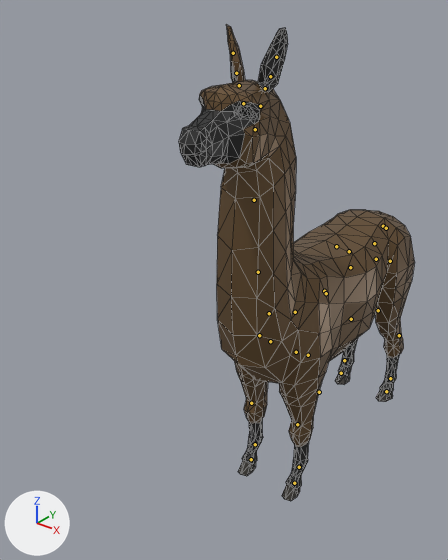
Two versions of the glTF model demo/animals/Alpaca.glb, one commit apart.
Rendered twice from a 50 mm lens placed at (3.31, -6.2, 5.76), pointed at (-0.46, -1.48, 2.83). The lights are fixed; the arrows at lower left show +X, +Y and +Z. The first picture is the older version. The bones that change, and the others that lie on the model, are drawn over the model as lines. Mesh edges are drawn as thin lines.

In view in the first picture: 'Alpaca'.
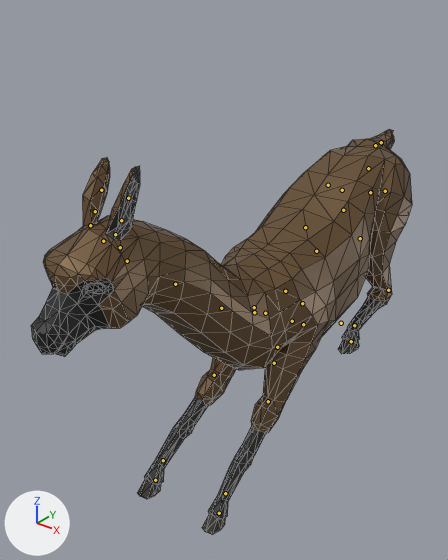
The newer file adds an action. The first version stands in its rest pose; the second is drawn at frame 29 of the action 'AnimalArmature|Gallop_Jump'.

Pixel boxes (x1, y1, x2, y2) of what changed, in the pictures (448 x 560 px):
'Alpaca', posed (61% wider, 15% shorter): before (179, 24, 415, 501); after (31, 129, 412, 534)
bone 'Body', root to tip: before (319, 392) to (319, 390); after (341, 323) to (340, 322)
bone 'Back', root to tip: before (374, 243) to (374, 244); after (368, 168) to (368, 169)
bone 'Neck1', root to tip: before (269, 313) to (269, 313); after (254, 312) to (254, 312)
bone 'Neck2', root to tip: before (258, 272) to (258, 271); after (221, 308) to (221, 307)
bone 'Neck3', root to tip: before (254, 200) to (254, 199); after (175, 284) to (175, 284)
bone 'Head', root to tip: before (255, 129) to (254, 129); after (127, 261) to (126, 261)
bone 'Ear2.L', root to tip: before (265, 88) to (265, 88); after (115, 234) to (116, 234)
bone 'Ear2.R', root to tip: before (239, 85) to (239, 84); after (90, 225) to (91, 224)
bone 'FrontShoulder.L', root to tip: before (296, 352) to (296, 352); after (292, 321) to (292, 321)
bone 'FrontUpperLeg.L', root to tip: before (308, 355) to (307, 355); after (303, 324) to (303, 325)
bone 'FrontLowerLeg.L', root to tip: before (297, 424) to (297, 425); after (268, 401) to (267, 402)
bone 'FrontShoulder.R', root to tip: before (270, 341) to (270, 341); after (265, 313) to (265, 312)
bone 'FrontUpperLeg.R', root to tip: before (259, 335) to (259, 336); after (254, 307) to (253, 308)
bone 'FrontLowerLeg.R', root to tip: before (251, 403) to (251, 403); after (214, 375) to (213, 375)
bone 'BackShoulder.L', root to tip: before (376, 259) to (376, 259); after (370, 192) to (371, 192)
bone 'BackLeg.L', root to tip: before (390, 261) to (390, 261); after (385, 191) to (385, 191)
bone 'BackUpperLeg.L', root to tip: before (378, 310) to (378, 310); after (360, 238) to (360, 239)
bone 'BackLowerLeg.L', root to tip: before (399, 335) to (398, 336); after (388, 290) to (388, 290)
bone 'BackShoulder.R', root to tip: before (349, 251) to (348, 251); after (342, 190) to (341, 189)
bone 'BackLowerLeg.R', root to tip: before (351, 319) to (351, 320); after (302, 303) to (302, 304)
bone 'Tail2', root to tip: before (383, 226) to (383, 226); after (375, 145) to (375, 145)
bone 'Tail3', root to tip: before (386, 228) to (386, 228); after (381, 142) to (381, 142)
bone 'IKBackLeg.L', root to tip: before (390, 378) to (390, 379); after (354, 325) to (354, 326)
bone 'IKFrontLeg.L', root to tip: before (299, 467) to (298, 468); after (225, 493) to (225, 494)
bone 'IKBackLeg.R', root to tip: before (344, 360) to (344, 361); after (277, 347) to (277, 348)
bone 'IKFrontLeg.R', root to tip: before (255, 444) to (255, 445); after (163, 460) to (162, 461)

What the commit changed:
Bone 'Body' (bone_body) moves from (0.0, 0.0, 0.0) to (0.0, 0.0087, -0.0046).
Bone 'Body' (bone_body) turns from (0, 0, 0) to (25, -1, -1) degrees about its own x, y and z.
Bone 'Back' (bone_back) moves from (0.0, 0.0, 0.0) to (0.0, 0.0009, 0.0001).
Bone 'Neck1' (bone_neck1) turns from (0, 0, 0) to (-16, 0, 0) degrees about its own x, y and z.
Bone 'Neck2' (bone_neck2) turns from (0, 0, 0) to (-3, 0, 0) degrees about its own x, y and z.
Bone 'Neck3' (bone_neck3) turns from (0, 0, 0) to (-8, 0, 0) degrees about its own x, y and z.
Bone 'Head' (bone_head) turns from (0, 0, 0) to (27, 0, 0) degrees about its own x, y and z.
Bone 'Ear2.L' (bone_ear2_l) turns from (0, 0, 0) to (-4, 37, 50) degrees about its own x, y and z.
Bone 'Ear2.R' (bone_ear2_r) turns from (0, 0, 0) to (-3, -37, -50) degrees about its own x, y and z.
Bone 'FrontShoulder.L' (bone_frontshoulder_l) moves from (0.0, 0.0, 0.0) to (-0.0016, 0.0002, -0.0001).
Bone 'FrontUpperLeg.L' (bone_frontupperleg_l) turns from (0, 0, 0) to (-62, -1, -3) degrees about its own x, y and z.
Bone 'FrontLowerLeg.L' (bone_frontlowerleg_l) turns from (0, 0, 0) to (16, 0, 0) degrees about its own x, y and z.
Bone 'FrontShoulder.R' (bone_frontshoulder_r) moves from (0.0, 0.0, 0.0) to (0.0014, 0.0002, 0.0001).
Bone 'FrontUpperLeg.R' (bone_frontupperleg_r) turns from (0, 0, 0) to (-72, 0, -4) degrees about its own x, y and z.
Bone 'FrontLowerLeg.R' (bone_frontlowerleg_r) turns from (0, 0, 0) to (16, 0, 0) degrees about its own x, y and z.
Bone 'BackShoulder.L' (bone_backshoulder_l) turns from (0, 0, 0) to (-9, -53, 18) degrees about its own x, y and z.
Bone 'BackLeg.L' (bone_backleg_l) turns from (0, 0, 0) to (-4, -3, 5) degrees about its own x, y and z.
Bone 'BackUpperLeg.L' (bone_backupperleg_l) turns from (0, 0, 0) to (23, 2, 5) degrees about its own x, y and z.
Bone 'BackLowerLeg.L' (bone_backlowerleg_l) turns from (0, 0, 0) to (52, 1, -2) degrees about its own x, y and z.
Bone 'BackShoulder.R' (bone_backshoulder_r) moves from (0.0, 0.0, 0.0) to (-0.0007, -0.0001, 0.0).
Bone 'BackShoulder.R' (bone_backshoulder_r) turns from (0, 0, 0) to (0, 63, -2) degrees about its own x, y and z.
Bone 'BackLowerLeg.R' (bone_backlowerleg_r) turns from (0, 0, 0) to (15, 1, 0) degrees about its own x, y and z.
Bone 'Tail2' (bone_tail2) turns from (0, 0, 0) to (9, 0, 0) degrees about its own x, y and z.
Bone 'Tail3' (bone_tail3) turns from (0, 0, 0) to (46, -1, 1) degrees about its own x, y and z.
Bone 'IKBackLeg.L' (bone_ikbackleg_l) moves from (0.0, 0.0, 0.0) to (0.0, -0.0094, -0.0193).
Bone 'IKBackLeg.L' (bone_ikbackleg_l) turns from (0, 0, 0) to (6, 0, 0) degrees about its own x, y and z.
Bone 'IKFrontLeg.L' (bone_ikfrontleg_l) moves from (0.0, 0.0, 0.0) to (0.0, -0.0012, -0.0161).
Bone 'IKFrontLeg.L' (bone_ikfrontleg_l) turns from (0, 0, 0) to (-7, 0, 0) degrees about its own x, y and z.
Bone 'IKBackLeg.R' (bone_ikbackleg_r) moves from (0.0, 0.0, 0.0) to (0.0, -0.004, -0.0226).
Bone 'IKBackLeg.R' (bone_ikbackleg_r) turns from (0, 0, 0) to (3, 0, 0) degrees about its own x, y and z.
Bone 'IKFrontLeg.R' (bone_ikfrontleg_r) moves from (0.0, 0.0, 0.0) to (0.0, -0.0023, -0.0188).
Bone 'IKFrontLeg.R' (bone_ikfrontleg_r) turns from (0, 0, 0) to (-12, 0, 0) degrees about its own x, y and z.
